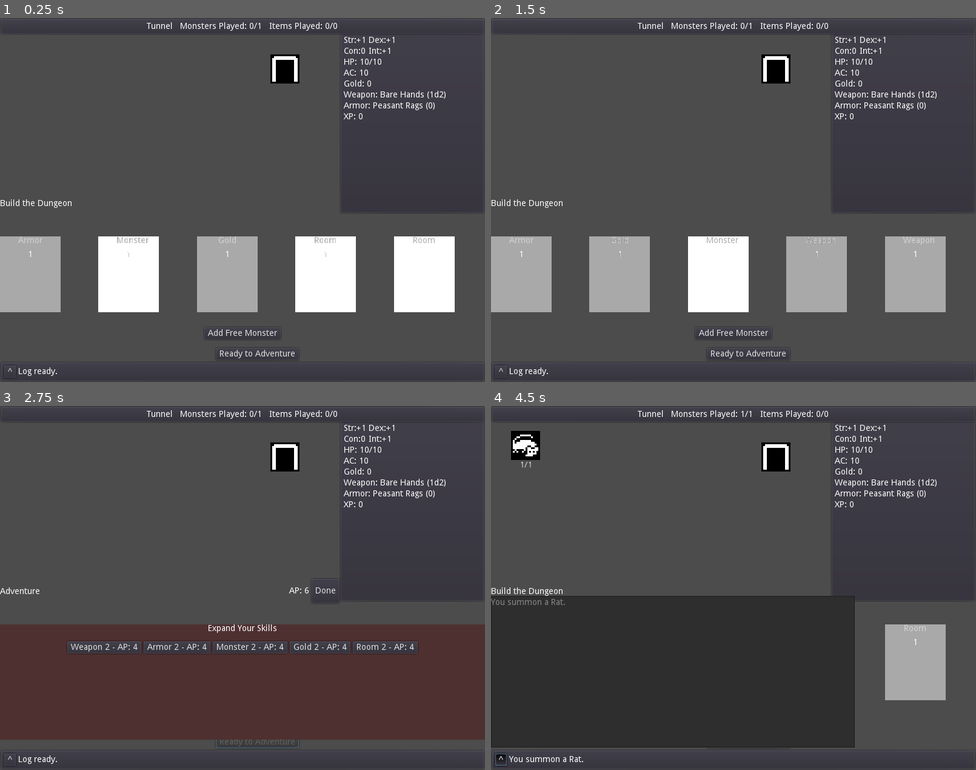
Above: before the commit, frames 1-4 (two rows, left to right).
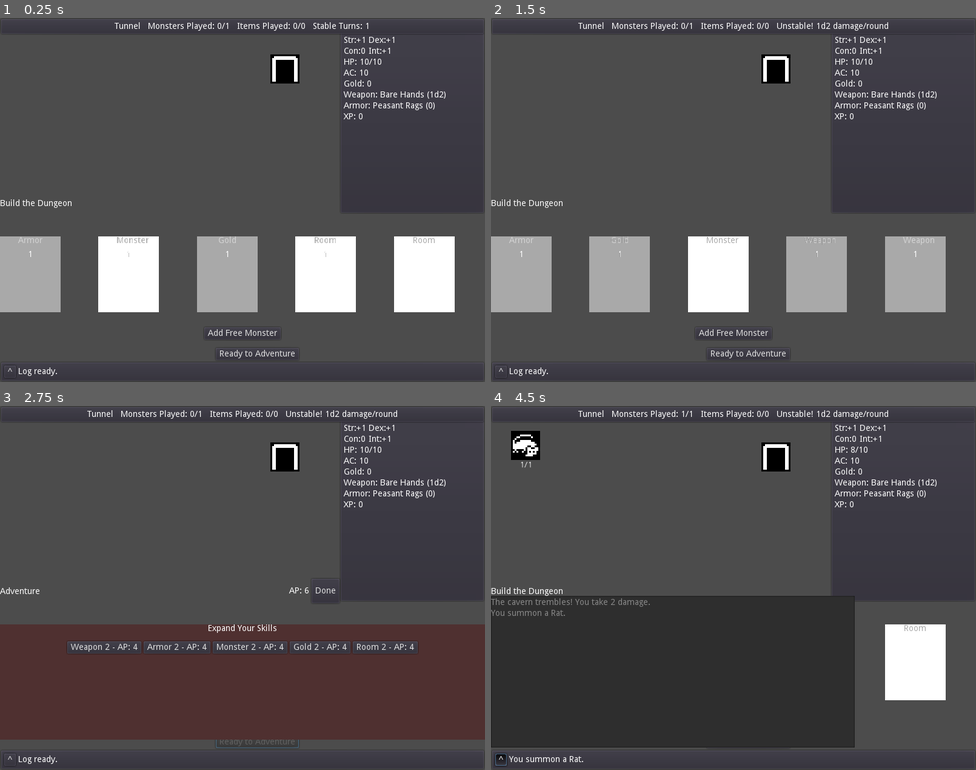
Above: after the commit, the same moments.

Repository: doctor-g/7DRL-2021
Game: Godot game, scene res://src/Game.tscn
Same seed, same stepped clock (60 frames per second), same inputs: the game is played once before the commit and once after it.
Inputs:
- Up to frame 1 (0.25 s): no input
- Up to frame 2 (1.5 s): click "Ready to Adventure" at 0.5 s; click "Done" at 1.25 s
- Up to frame 3 (2.75 s): click "Ready to Adventure" at 2 s
- Up to frame 4 (4.5 s): click "Done" at 2.75 s; click "Add Free Monster" at 3.5 s; click "^" at 4.25 s

The runs differ from the first frame. In frame 1, 0.5% of the frame differs, in the area x 23-76%, y 1-4%; in frame 2, 0.6%; in frame 3, 0.6%; in frame 4, 3.5%, in the area x 0-94%, y 1-81%.

Commit message:
Add instability timer to rooms
Spending too long in a room will cause death from things falling
on your head.

Diff:
--- a/project/src/Cards/RoomCard.gd
+++ b/project/src/Cards/RoomCard.gd
@@ -10,11 +10,15 @@
 
 
 func can_play(game:Game) -> bool:
-	return game.room.name == "Tunnel" \
-		and game.room.monsters_played == 0 \
-		and game.room.items_played == 0
+	return game.room.level < level \
+		and game.room.items_played <= game.room.max_items \
+		and game.room.monsters_played <= game.room.max_monsters
 
 
 func play(game:Game) -> void:
-	game.room = _rooms[level].new()
-	Log.log("You expand the tunnel into a %s." % game.room.name)
+	var new_room = _rooms[level].new()
+	new_room.level = level
+	new_room.items_played = game.room.items_played
+	new_room.monsters_played = game.room.monsters_played
+	Log.log("You expand the %s into a %s." % [game.room.name, new_room.name])
+	game.room = new_room
--- a/project/src/Game.gd
+++ b/project/src/Game.gd
@@ -19,6 +19,7 @@
 var _phase : String = PHASES[0] setget _set_phase
 var _deck = []
 var _discard = []
+var _room_changed_this_turn := false
 
 onready var _Card := load("res://src/Card.tscn")
 
@@ -201,12 +202,22 @@
 		item.disconnect("pressed", self, "_on_Item_looted")
 	$DoorSlot.get_child(0).disconnect("pressed", self, "_on_Door_pressed")
 
+	# Handle tremors
+	# Only take damage if we were already at zero stable turns remaining.
+	if not _room_changed_this_turn:
+		if room.stable_turns <= 0:
+			var dmg = Dice.roll(room.damage)
+			Log.log("The cavern trembles! You take %d damage." % dmg)
+			player.hp -= dmg
+		room.stable_turns -= 1
+
 	# Clean up the phase
 	_set_ap(0)
 	$CardsDoneButton.disabled = false
 	$ShopPanel.visible = false
 	_draw_hand()
 	_set_phase(BUILD_PHASE)
+	_room_changed_this_turn = false
 
 
 func _on_Monster_attacked(monster)->void:
@@ -260,6 +271,7 @@
 
 
 func _exit_room():
+	_room_changed_this_turn = true
 	for monster in get_monsters():
 		monster.queue_free()
 	for item in get_items():
--- a/project/src/Rooms/MediumChamber.gd
+++ b/project/src/Rooms/MediumChamber.gd
@@ -3,3 +3,5 @@
 
 func _init().(2,2):
 	name = "Medium Chamber"
+	stable_turns = 4
+	damage = "1d4"
--- a/project/src/Rooms/Room.gd
+++ b/project/src/Rooms/Room.gd
@@ -2,12 +2,22 @@
 
 signal monsters_played_changed
 signal items_played_changed
+signal stable_turns_changed
 
 var max_monsters : int
 var max_items : int
 
 var monsters_played := 0 setget _set_monsters_played
 var items_played := 0 setget _set_items_played
+
+# This is required in order to only allow higher-level rooms to be played
+# over lower ones.
+var level : int = 0
+
+# How much damage you take from the room collapsing
+var damage : String = "1d2"
+
+var stable_turns := 1 setget _set_stable_turns
 
 
 func _init(_max_monsters:int, _max_items:int).():
@@ -25,6 +35,11 @@
 	emit_signal("items_played_changed")
 
 
+func _set_stable_turns(value):
+	stable_turns = value if value >= 0 else 0
+	emit_signal("stable_turns_changed")
+
+
 func create_free_monster():
 	var monster = load("res://src/Monsters/Monster.tscn").instance()
 	monster.name = "Rat"
--- a/project/src/Rooms/SmallChamber.gd
+++ b/project/src/Rooms/SmallChamber.gd
@@ -3,3 +3,5 @@
 
 func _init().(1,1):
 	name = "Small Chamber"
+	stable_turns = 2
+	damage = "1d3"
--- a/project/src/UI/RoomInfoPanel.gd
+++ b/project/src/UI/RoomInfoPanel.gd
@@ -1,11 +1,14 @@
 extends PanelContainer
 
-const _SIGNALS = ["monsters_played_changed", "items_played_changed"]
+const _SIGNALS = ["monsters_played_changed", "items_played_changed", "stable_turns_changed"]
 
 onready var _monsters_label := $HBoxContainer/MonstersLabel
 onready var _items_label := $HBoxContainer/ItemsLabel
+onready var _stable_turns_label := $HBoxContainer/StableTurnsLabel
+
 
 func bind_to(room):
+	print("Binding to room")
 	$HBoxContainer/NameLabel.text = room.name
 	for signal_name in _SIGNALS:
 		var method = _construct_method_name(signal_name)
@@ -28,3 +31,10 @@
 
 func _on_items_played_changed(room):
 	_items_label.text = "Items Played: %d/%d" % [room.items_played,room.max_items]
+
+
+func _on_stable_turns_changed(room):
+	if room.stable_turns > 0:
+		_stable_turns_label.text = "Stable Turns: %d" % room.stable_turns
+	else:
+		_stable_turns_label.text = "Unstable! %s damage/round" % room.damage
--- a/project/src/UI/RoomInfoPanel.tscn
+++ b/project/src/UI/RoomInfoPanel.tscn
@@ -13,7 +13,7 @@
 [node name="HBoxContainer" type="HBoxContainer" parent="."]
 margin_left = 7.0
 margin_top = 7.0
-margin_right = 1017.0
+margin_right = 793.0
 margin_bottom = 593.0
 custom_constants/separation = 12
 alignment = 1
@@ -22,22 +22,29 @@
 }
 
 [node name="NameLabel" type="Label" parent="HBoxContainer"]
-margin_left = 330.0
+margin_left = 164.0
 margin_top = 286.0
-margin_right = 409.0
+margin_right = 243.0
 margin_bottom = 300.0
 text = "Room Name"
 
 [node name="MonstersLabel" type="Label" parent="HBoxContainer"]
-margin_left = 421.0
+margin_left = 255.0
 margin_top = 286.0
-margin_right = 555.0
+margin_right = 389.0
 margin_bottom = 300.0
 text = "Monsters Played: X/Y"
 
 [node name="ItemsLabel" type="Label" parent="HBoxContainer"]
-margin_left = 567.0
+margin_left = 401.0
 margin_top = 286.0
-margin_right = 679.0
+margin_right = 513.0
 margin_bottom = 300.0
 text = "Items Played: X/Y"
+
+[node name="StableTurnsLabel" type="Label" parent="HBoxContainer"]
+margin_left = 525.0
+margin_top = 286.0
+margin_right = 621.0
+margin_bottom = 300.0
+text = "Stable Turns: N"
